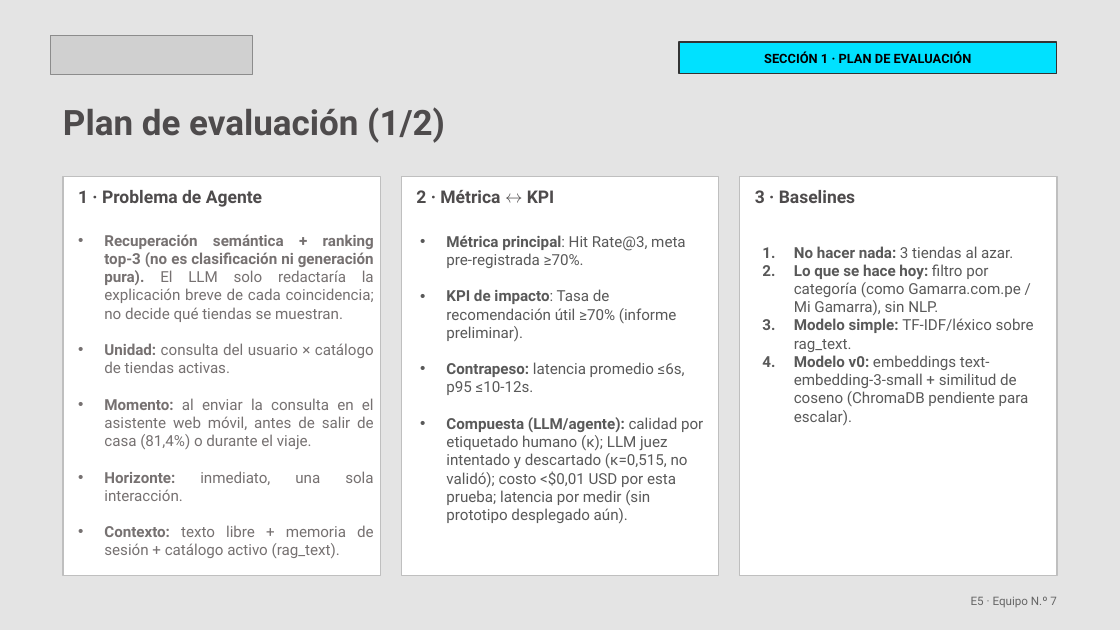
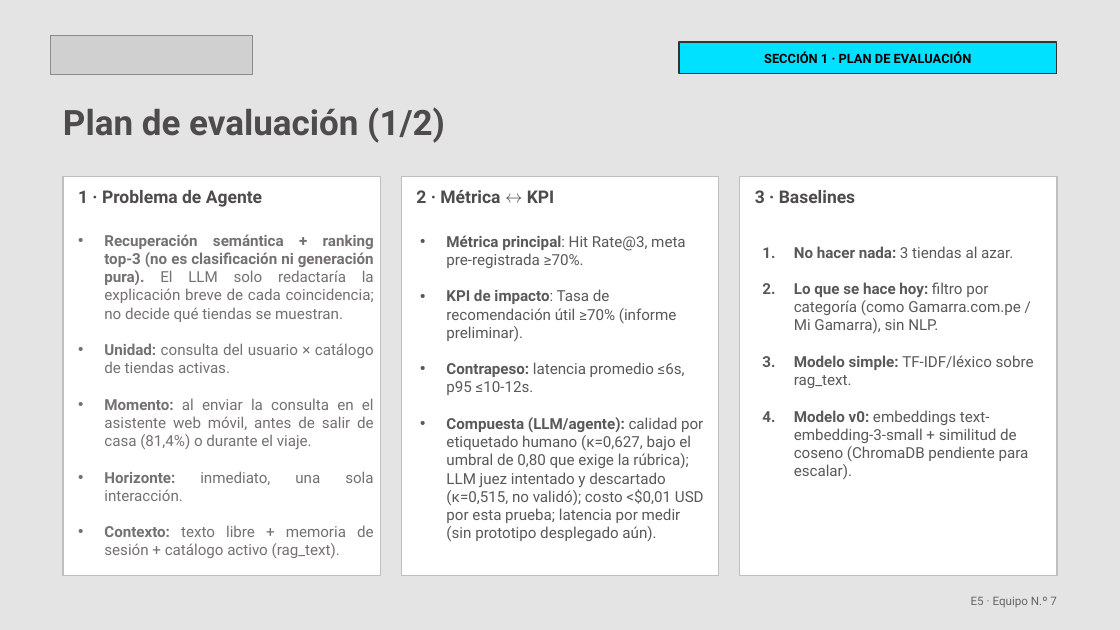
Before and after one commit to chris2009/portal-gamarrino-AI, a slide deck: slide 3 of E5_Equipo7_Portal_Gamarrino.pptx. Drawn at 1120x630 pixels with LibreOffice and Linux fonts; fonts in the diff are those of the drawing; grey boxes stand for pictures. Boxes give left, top, right and bottom in pixels: in the first picture for what was removed or moved away, otherwise in the second. Text is boxed around its words. In the diff, an @@ line names an element or a change of style, - is before the commit and + after.

```diff
--- a/E5_Equipo7_Portal_Gamarrino.pptx
+++ b/E5_Equipo7_Portal_Gamarrino.pptx
@@ text "No hacer nada: 3 tiendas ..." rewrapped from bbox=[794, 246, 1034, 425] to bbox=[794, 246, 1034, 479] @@
@@ text at bbox=[446, 417, 704, 541]: text changed @@
-• Compuesta (LLM/agente): calidad por etiquetado humano (κ); LLM juez intentado y descartado (κ=0,515, no validó); costo <$0,01 USD por esta prueba; latencia por medir (sin prototipo desplegado aún).
+• Compuesta (LLM/agente): calidad por etiquetado humano (κ=0,627, bajo el umbral de 0,80 que exige la rúbrica); LLM juez intentado y descartado (κ=0,515, no validó); costo <$0,01 USD por esta prueba; latencia por medir (sin prototipo desplegado aún).
```
Also in this commit, not shown: 4 other slides changed, 4 other files.
